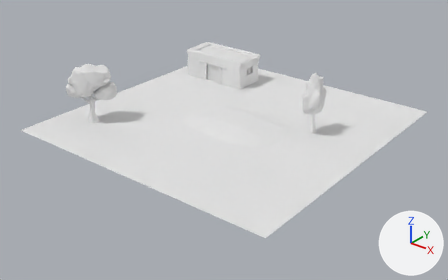
An edit to the Blender file env.blend, drawn before and after from the same camera.
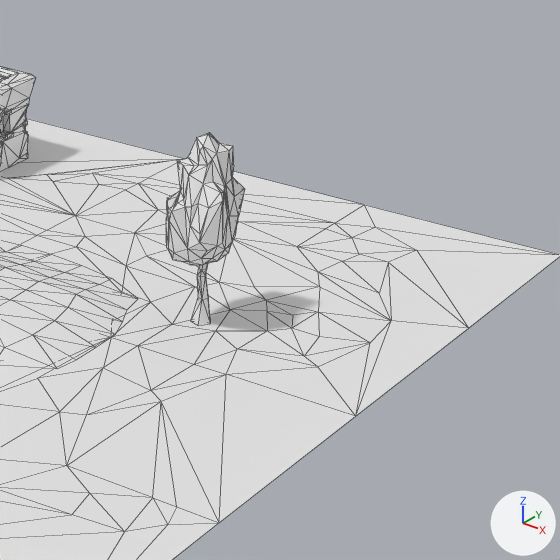
Old and new are each drawn whole from a 50 mm camera at (49.1, -62.7, 36.9) aimed at (1.1, -2.7, -0.3) and again close up on the part from 56% to 95% of the width and 11% to 74% of the height. The lights are fixed; the arrows at lower right show +X, +Y and +Z. The close-ups show mesh edges as thin lines.

The older version as bpy lines, for what is in view:
```python
me_sm_bld_village_02 = bpy.data.meshes.new('SM_Bld_Village_02')
me_sm_bld_village_02.from_pydata(...)  # 521 vertices, 945 faces; spans x -205.0..205.0, y 0.0..329.0, z -203.0..203.0
me_sm_bld_village_02.materials.append(mat_default_obj_003)  # its picture is missing
me_sm_env_groundmounds_01 = bpy.data.meshes.new('SM_Env_GroundMounds_01')
me_sm_env_groundmounds_01.from_pydata(...)  # 68 vertices, 108 faces; spans x -241.0..241.0, y 0.0..57.0, z -266.0..266.0
me_sm_env_groundmounds_01.materials.append(mat_default_obj_002)  # its picture is missing
me_sm_env_tree_02 = bpy.data.meshes.new('SM_Env_Tree_02')
me_sm_env_tree_02.from_pydata(...)  # 154 vertices, 300 faces; spans x -153.0..153.0, y 0.0..625.0, z -151.0..151.0
me_sm_env_tree_02.materials.append(mat_default_obj_006)  # its picture is missing
ob_sm_bld_village_02 = bpy.data.objects.new('SM_Bld_Village_02', me_sm_bld_village_02)
ob_sm_bld_village_02.location = (-11.76, 13.05, 1.34)
ob_sm_bld_village_02.rotation_euler = (1.571, 0.0, 0.0)  # degrees (90, 0, 0)
ob_sm_bld_village_02.scale = (0.0284, 0.0135, 0.0135)
ob_sm_env_groundmounds_01 = bpy.data.objects.new('SM_Env_GroundMounds_01', me_sm_env_groundmounds_01)
ob_sm_env_groundmounds_01.location = (1.25, 0.09, 1.34)
ob_sm_env_groundmounds_01.rotation_euler = (1.571, 0.0, 0.0)  # degrees (90, 0, 0)
ob_sm_env_groundmounds_01.scale = (0.0325, 0.0135, 0.0217)
ob_sm_env_tree_02 = bpy.data.objects.new('SM_Env_Tree_02', me_sm_env_tree_02)
ob_sm_env_tree_02.location = (10.93, 3.53, 1.34)
ob_sm_env_tree_02.rotation_euler = (1.571, 0.0, 0.0)  # degrees (90, 0, 0)
ob_sm_env_tree_02.scale = (0.0103, 0.0135, 0.0122)
# also in view: 'SM_Env_FloorTile_02' at (0.0, 0.1, 1.3)
```
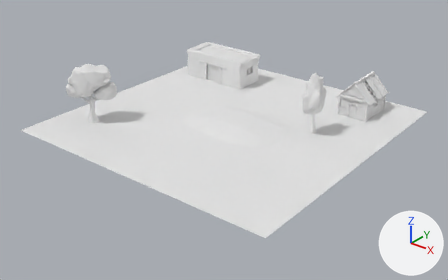
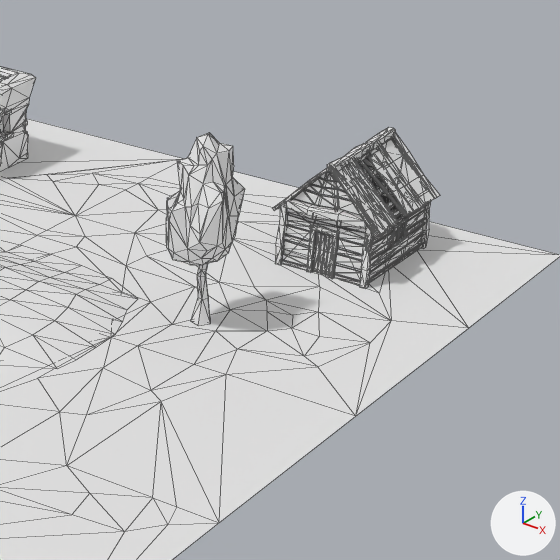
Where the change shows, as pixel boxes [x1, y1, x2, y2] in the close-ups (560 x 560 px):
'SM_Bld_Hut_01', added
    after: [272, 127, 440, 288]

The change in detail:
Material 'Default OBJ.007' (mat_default_obj_007) is new.
Its base color is (0.8, 0.8, 0.8) (white #e7e7e7).
Its roughness is 0.941.
Its specular ior level is 0.0.
Mesh me_sm_bld_hut_01 is new.
It has 1707 vertices, 2912 faces and spans x -261.0..261.0, y 0.0..540.0, z -317.0..317.0.
It uses material mat_default_obj_007 (its picture is missing).
Object 'SM_Bld_Hut_01' (ob_sm_bld_hut_01) is new; it shows me_sm_bld_hut_01.
Its location is (12.77, 14.35, 1.31).
Its rotation in degrees is (90, 0, 0).
Its scale is (0.01, 0.01, 0.01).
